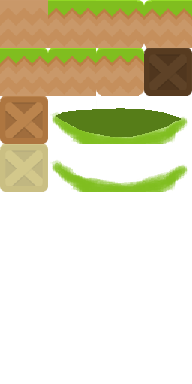
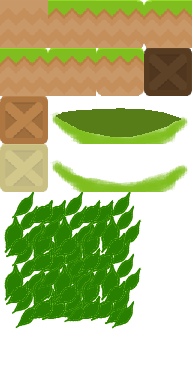
Before/after of a (192, 384) layered artwork. What changed in the layer stack:
added layer "root Merged" (1st of 9) above "root Merged" over [4, 216, 101, 329]
added layer "root Merged" (2nd of 9) above "root Merged" over [73, 216, 142, 329]
added layer "root Merged" (3rd of 9) above "root Merged" over [24, 192, 142, 296]
added layer "root Merged" (4th of 9) above "root Merged" over [73, 192, 142, 296]
added layer "root Merged" (5th of 9) above "root Merged" over [4, 192, 101, 296]
added layer "root Merged" (6th of 9) above "root Merged" over [76, 267, 140, 329]
added layer "root Merged" (7th of 9) above "root Merged" over [4, 267, 101, 329]
added layer "root Merged" (8th of 9) above "root Merged" over [24, 271, 140, 329]
added layer "root Merged" (9th of 9) above "Background" over [24, 216, 142, 329]
